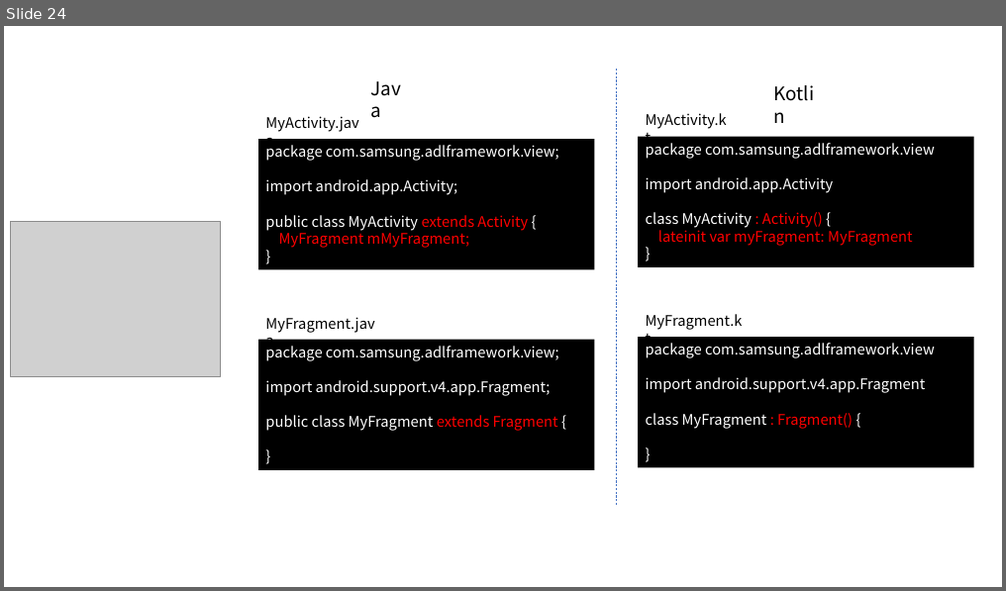
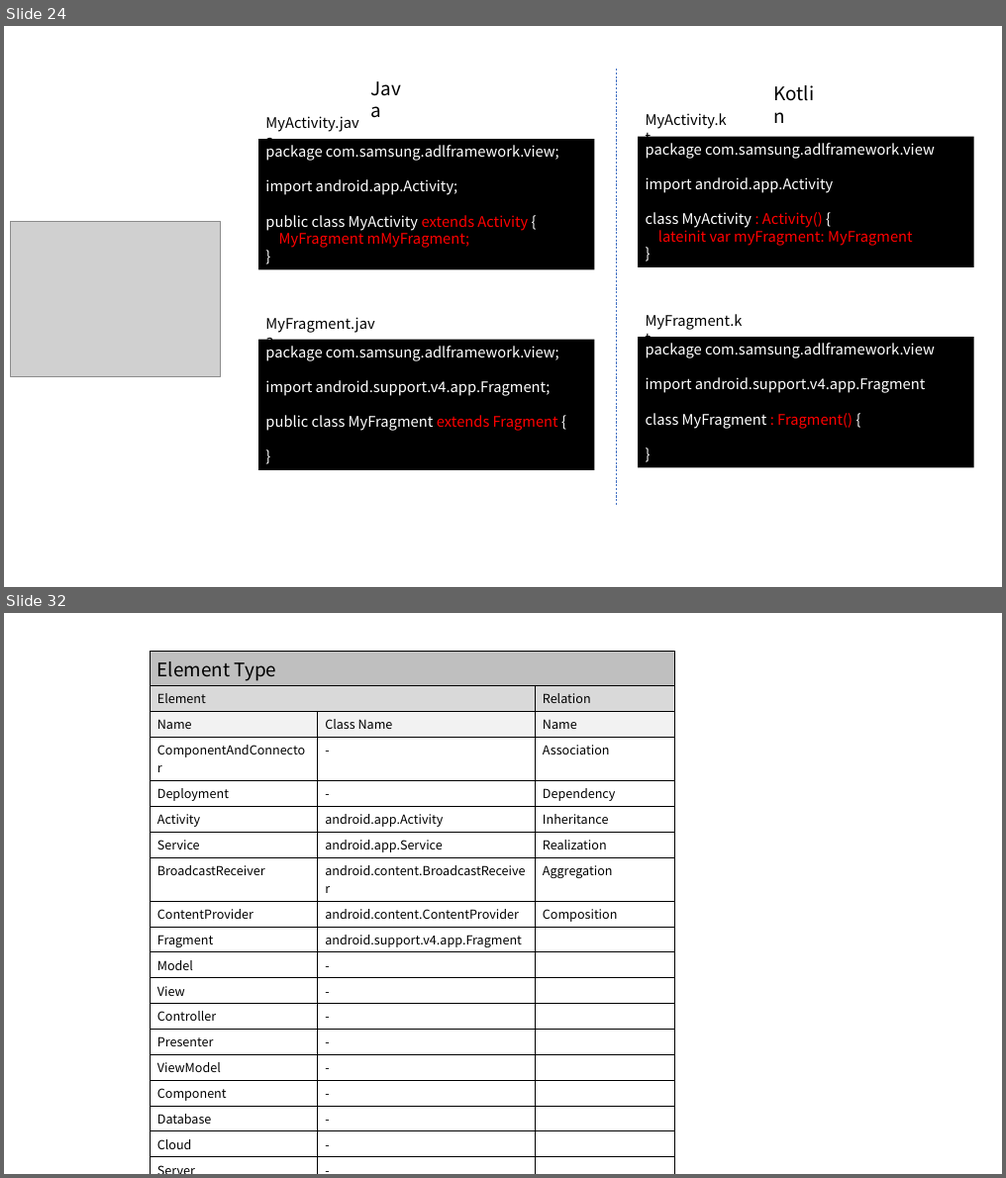
Before and after one commit to helloduk/TIL, a slide deck: AA/인증과제_ppt자료.pptx. Shown one above the other, each under a label of ours: slide 24 before the commit, slides 24 and 32 after it; the slides between them are not shown. The pictures are 1006x591 and 1006x1178 pixels, drawn with LibreOffice and Linux fonts; fonts in the diff are those of the drawing; grey boxes stand for pictures. Boxes give left, top, right and bottom in pixels: in the first picture for what was removed or moved away, otherwise in the second. Text is boxed around its words. In the diff, an @@ line names an element or a change of style, - is before the commit and + after.

```diff
--- a/AA/인증과제_ppt자료.pptx
+++ b/AA/인증과제_ppt자료.pptx
@@ slide 32 added at (x1=4, y1=613, x2=1002, y2=1174), background #FFFFFF @@
@@ table added at (x1=150, y1=652, x2=675, y2=1154), 21 rows, 3 columns @@
+Element Type |  | 
+Element |  | Relation
+Name | Class Name | Name
+ComponentAndConnector | - | Association
+Deployment | - | Dependency
+Activity | android.app.Activity | Inheritance
+Service | android.app.Service | Realization
+BroadcastReceiver | android.content.BroadcastReceiver | Aggregation
+ContentProvider | android.content.ContentProvider | Composition
+Fragment | android.support.v4.app.Fragment | 
+Model | - | 
+View | - | 
+Controller | - | 
+Presenter | - | 
+ViewModel | - | 
+Component | - | 
+Database | - | 
+Cloud | - | 
+Server | - | 
+Process | - | 
+Thread | - | 
```
Also in this commit, not shown: 1 slide changed, 8 other slides added.
